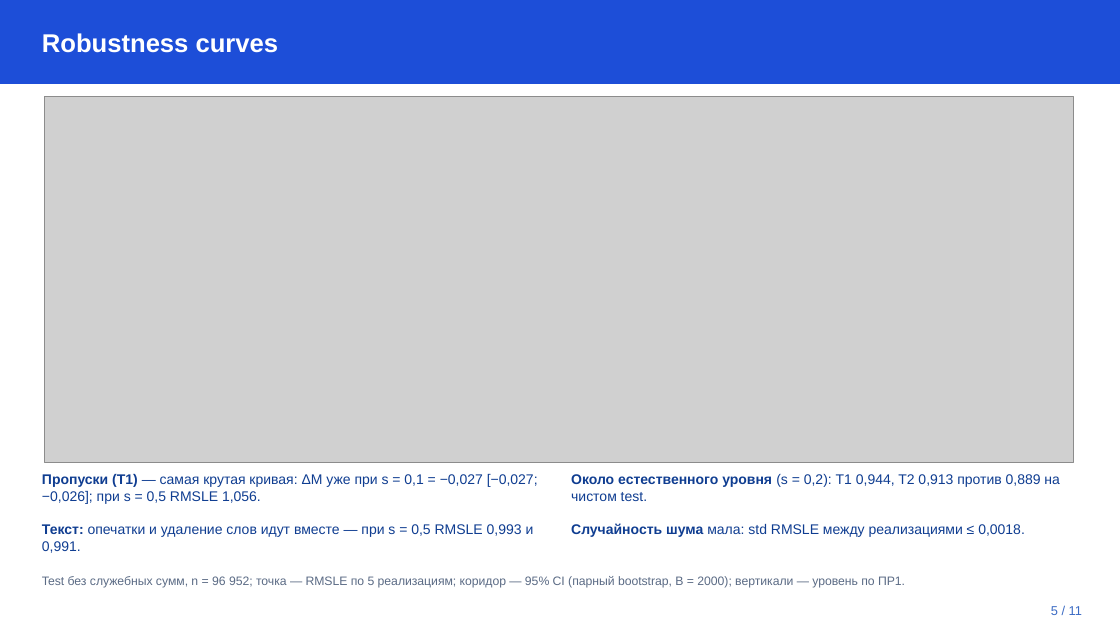
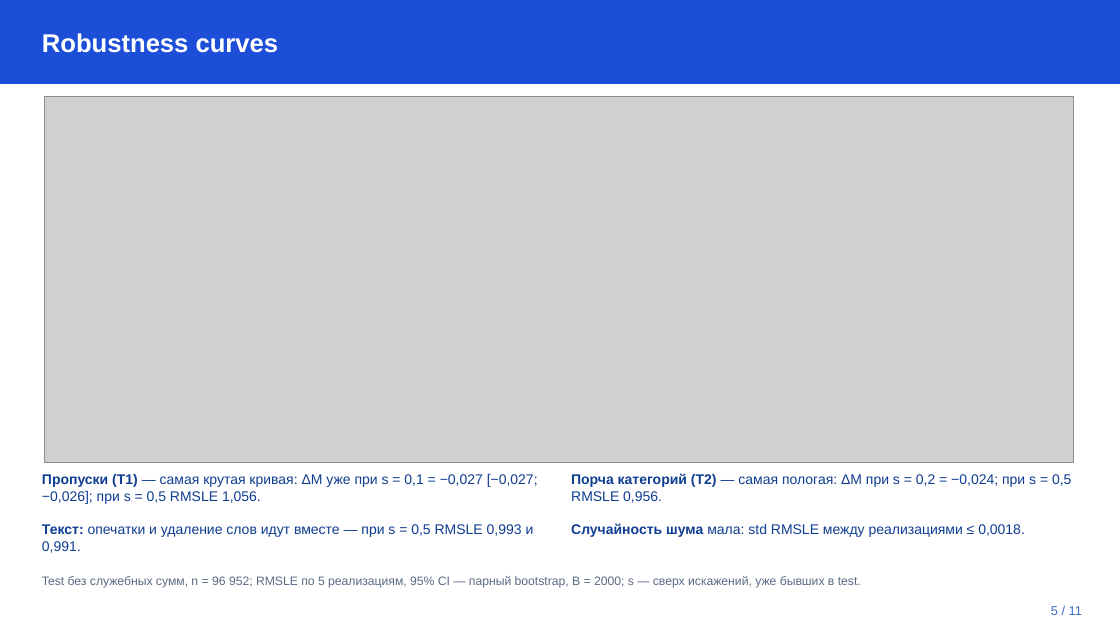
Before and after one commit to DeaDog911/ai-security, a slide deck: slide 5 of presentations/ПР2 Устойчивость к шуму.pptx. Drawn at 1120x630 pixels with LibreOffice and Linux fonts; fonts in the diff are those of the drawing; grey boxes stand for pictures. Boxes give left, top, right and bottom in pixels: in the first picture for what was removed or moved away, otherwise in the second. Text is boxed around its words. In the diff, an @@ line names an element or a change of style, - is before the commit and + after.

```diff
--- a/presentations/ПР2 Устойчивость к шуму.pptx
+++ b/presentations/ПР2 Устойчивость к шуму.pptx
@@ text at [571,473,1071,503]: text changed @@
-Около естественного уровня (s = 0,2): T1 0,944, T2 0,913 против 0,889 на чистом test.
+Порча категорий (T2) — самая пологая: ΔM при s = 0,2 = −0,024; при s = 0,5 RMSLE 0,956.
@@ text at [42,576,861,588]: text changed @@
-Test без служебных сумм, n = 96 952; точка — RMSLE по 5 реализациям; коридор — 95% CI (парный bootstrap, B = 2000); вертикали — уровень по ПР1.
+Test без служебных сумм, n = 96 952; RMSLE по 5 реализациям, 95% CI — парный bootstrap, B = 2000; s — сверх искажений, уже бывших в test.
```
Also in this commit, not shown: 2 other slides changed, 9 other files.
